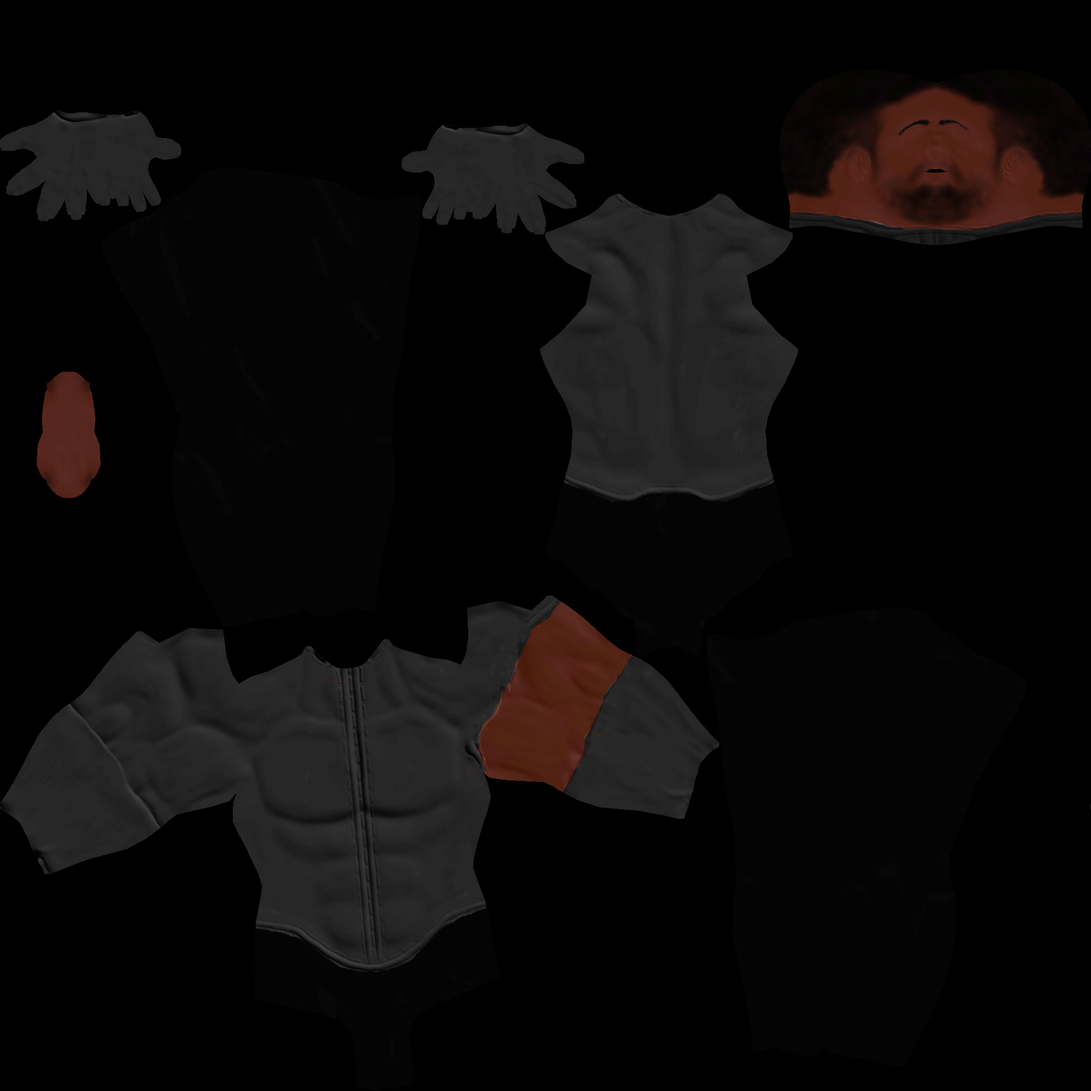
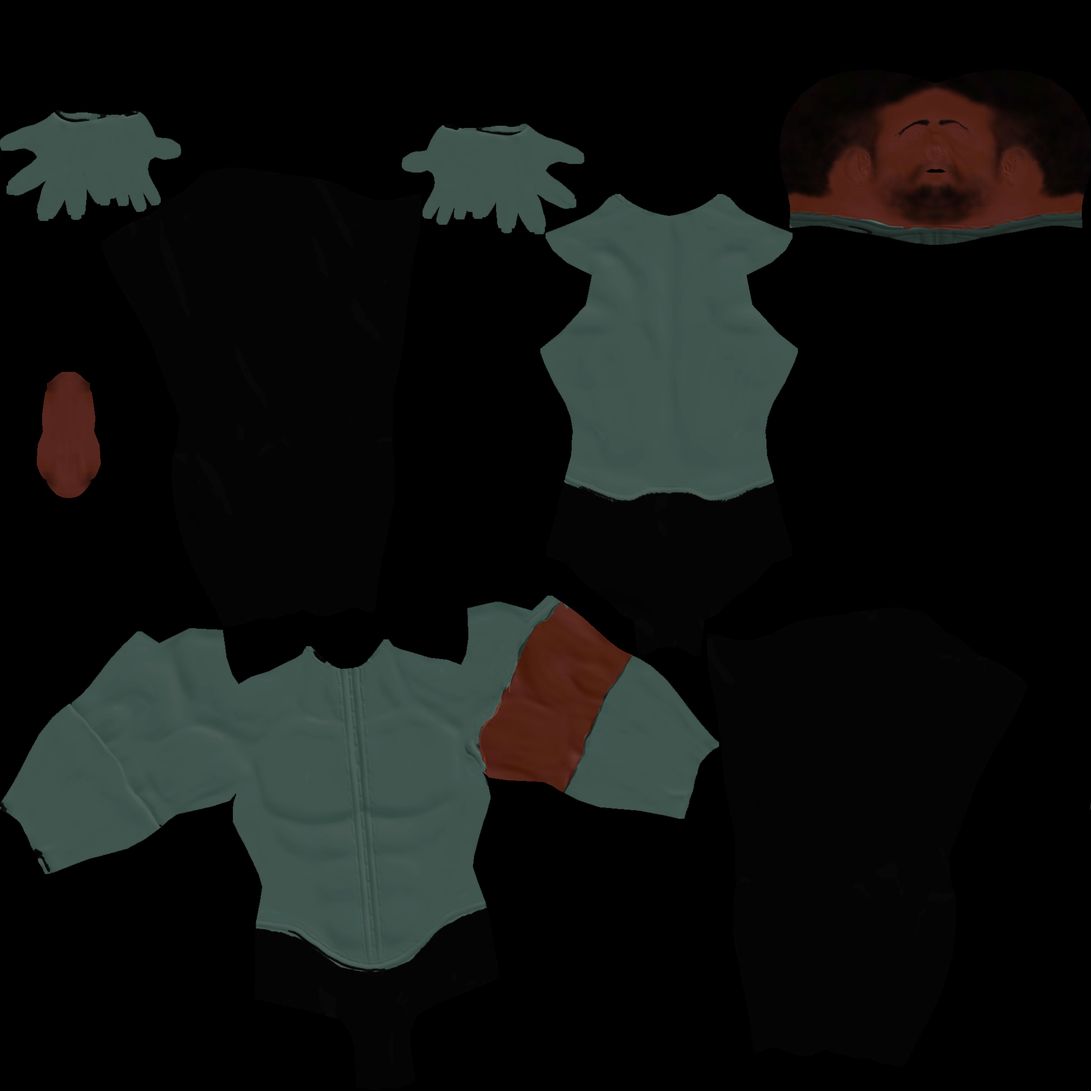
Layers edited between the first and the second 1091x1091 image:
pixels changed over [0, 110, 1091, 973] (layer not identified)
